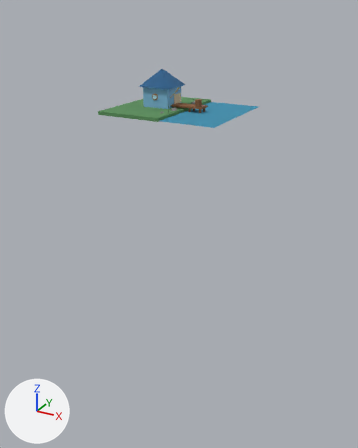
The glTF model public/models/buildings/fisherman_hut.glb as it was, and as the next commit left it.
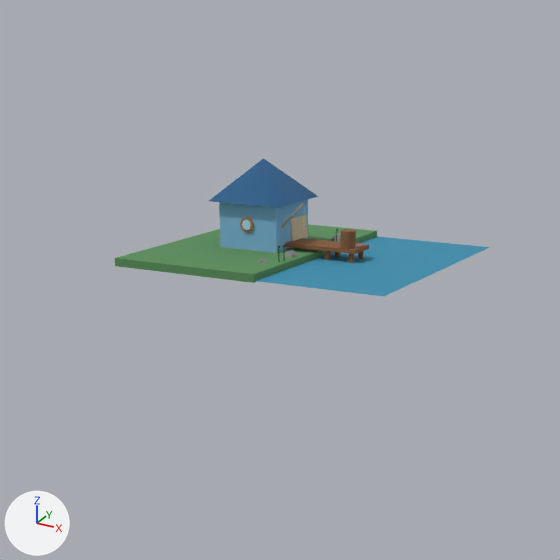
The first picture shows the older version from a 50 mm lens placed at (20.9, -39.4, 8.5), pointed at (-1.5, 1.3, -11.8). The close-ups show the older and then the newer version on the part from 14% to 81% of the width and 0% to 54% of the height of that picture. Only the edits that show in the close-ups are written down. Every picture has the same lights, and +X, +Y and +Z are marked at lower left. Where no turn or scale is listed for an object, it has been applied to the vertices. Vertices at exactly the same position are counted once.

In view in the first close-up: 'Barrel', 'FishingNet', 'HutWalls', 'PierPlanks', 'PyramidRoof', 'Rock', 'Shoreline', 'WaterSurface' and 6 more.
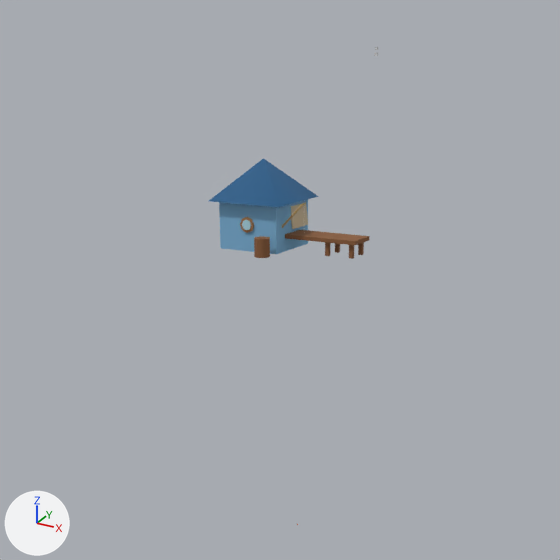
The newer file is also turned or shifted as a whole; pictures and numbers use the older file's frame.

What differs and where, as boxes [x1, y1, x2, y2] in the close-ups (560 x 560 px):
'WaterSurface', deleted (cyan)
    before: [255, 237, 490, 296]
'Shoreline', deleted (green)
    before: [115, 224, 377, 283]
'PierPlanks', moved
    before: [285, 238, 369, 254]
    after: [285, 230, 369, 245]
'Barrel', moved
    before: [340, 229, 356, 249]
    after: [254, 236, 270, 258]
'FishingNet', moved
    before: [291, 215, 308, 241]
    after: [291, 202, 308, 229]
'Rock', deleted
    before: [284, 249, 297, 257]

What changed in the scene script:
```text
Change me_mesh_4:
    used by ob_pierplanks; location = (0.0, 0.0, 0.45)
    remove me_mesh_4.from_pydata(...)  # 8 vertices, 12 faces; spans x -1.75..1.75, y -0.6..0.6, z -0.08..0.08
    add me_mesh_4.from_pydata(...)  # 8 vertices, 12 faces; spans x -1.75..1.75, y -0.6..0.6, z 0.24..0.39
    me_mesh_4 part 3: the whole mesh is moved by (0.0, 0.0, 0.32)
Change me_mesh_16:
    used by ob_barrel; location = (1.3, -0.3, 0.8)
    remove me_mesh_16.from_pydata(...)  # 20 vertices, 32 faces; spans x -0.3..0.3, y -0.3..0.3, z -0.35..0.35
    add me_mesh_16.from_pydata(...)  # 20 vertices, 32 faces; spans x -3.147..-2.547, y -1.793..-1.193, z -0.625..0.075
    me_mesh_16 part 1: the whole mesh is moved by (-2.847, -1.493, -0.275)
Change me_mesh_17:
    used by ob_fishingnet; location = (-1.24, 0.5, 1.0)
    remove me_mesh_17.from_pydata(...)  # 8 vertices, 12 faces; spans x -0.075..0.075, y -0.6..0.6, z -0.5..0.5
    add me_mesh_17.from_pydata(...)  # 8 vertices, 12 faces; spans x -0.075..0.075, y -0.6..0.6, z -0.033..0.967
    me_mesh_17 part 2: the whole mesh is moved by (0.0, 0.0, 0.467)
Remove ob_watersurface:
    ob_watersurface = bpy.data.objects.new('WaterSurface', me_mesh_0)
    ob_watersurface.location = (0.0, 0.0, 0.01)
Remove ob_shoreline:
    ob_shoreline = bpy.data.objects.new('Shoreline', me_mesh_1)
    ob_shoreline.location = (-3.0, 0.0, 0.1)
Remove ob_rock:
    ob_rock = bpy.data.objects.new('Rock', me_mesh_18)
    ob_rock.location = (-0.5, -1.5, 0.2)
```
